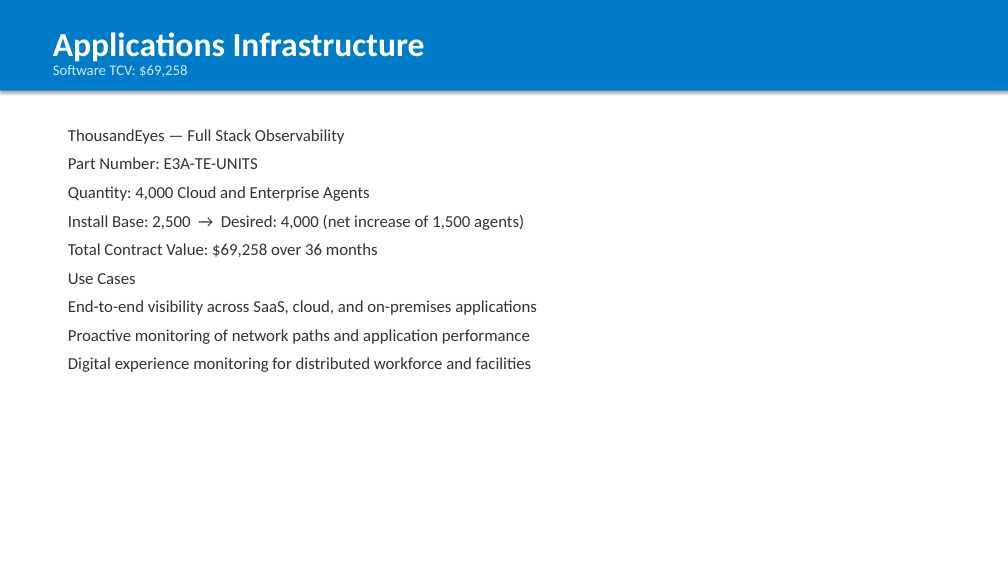
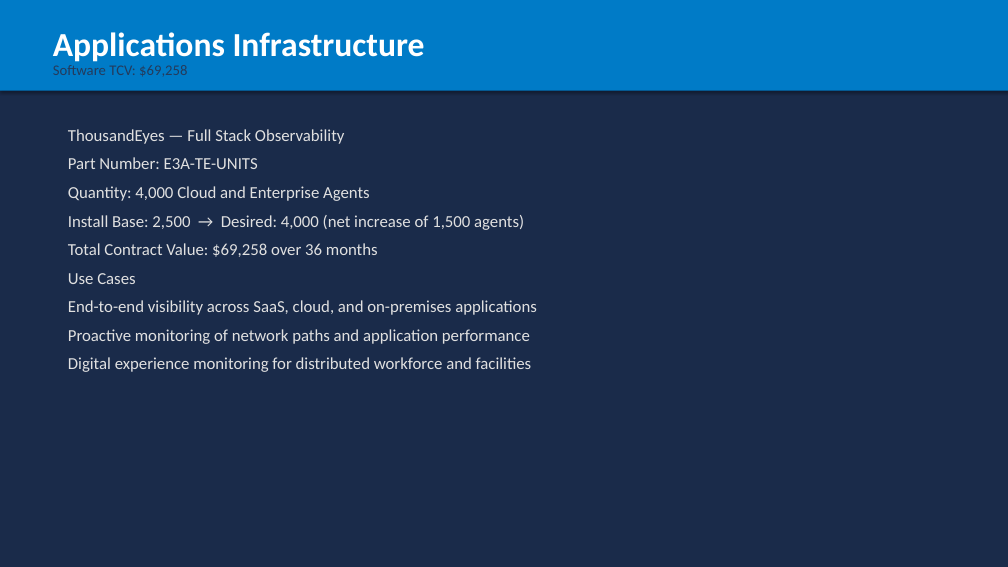
Before and after one commit to chchilds/cxvx, a slide deck: slide 6 of Seaboard_Foods_EA_Summary.pptx. Drawn at 1008x567 pixels with LibreOffice and Linux fonts; fonts in the diff are those of the drawing. Boxes give left, top, right and bottom in pixels: in the first picture for what was removed or moved away, otherwise in the second. Text is boxed around its words. In the diff, an @@ line names an element or a change of style, - is before the commit and + after.

```diff
--- a/Seaboard_Foods_EA_Summary.pptx
+++ b/Seaboard_Foods_EA_Summary.pptx
@@ background #FFFFFF to #1A2B4A @@
@@ text "Applications Infrastructure" at (53,32,425,62): text colour #FFFFFF to none @@
@@ text "Software TCV: $69,258" at (53,65,187,77): text colour #CCE8F7 to none @@
@@ text "ThousandEyes — Full Stack Observability" at (68,129,537,372): text colour #333333 to none @@
```
Also in this commit, not shown: 10 other slides changed, 3 other files.
